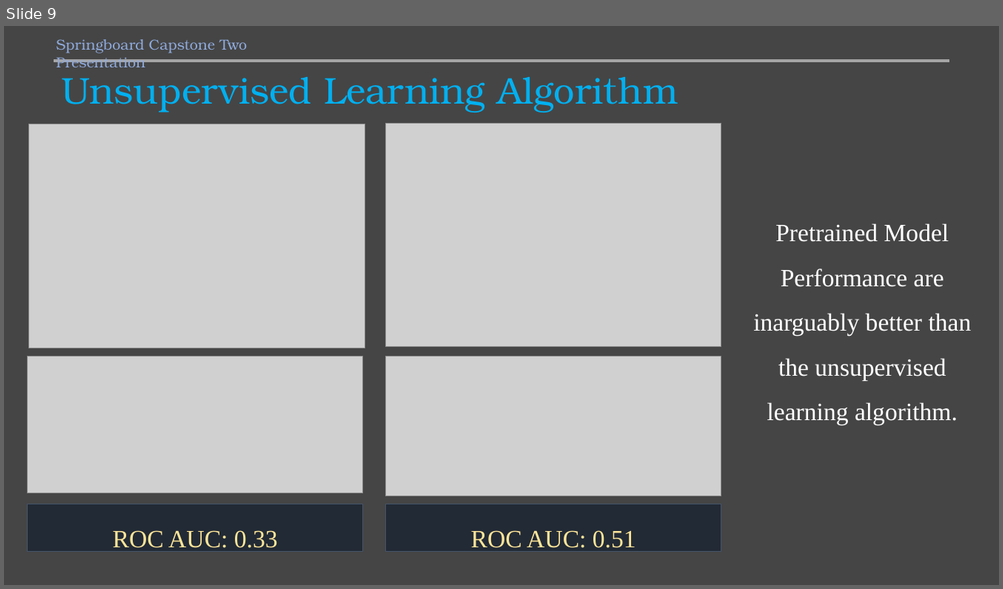
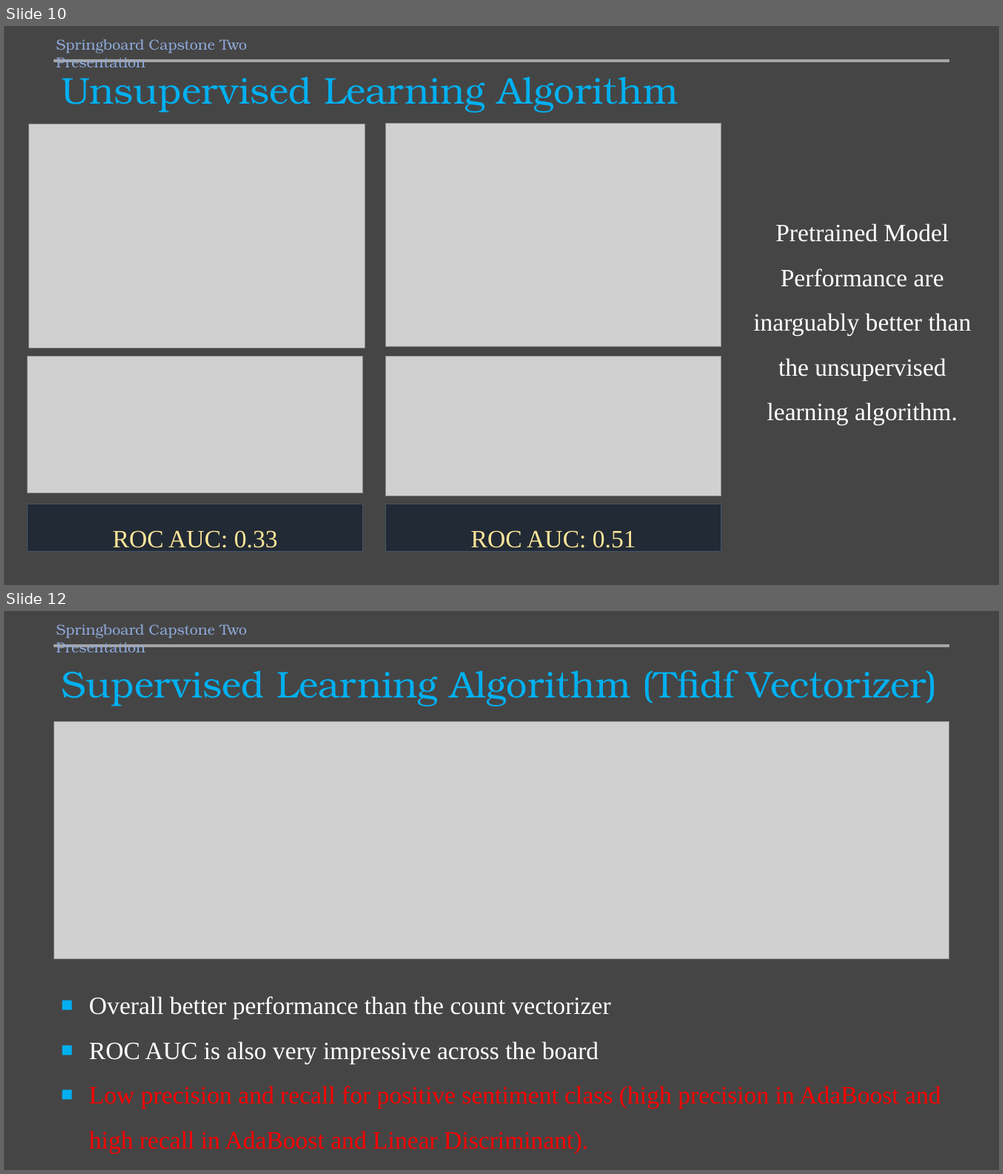
Before and after one commit to mamunm/sentiment_analysis, a slide deck: reports/sentiment_analysis.pptx. Shown one above the other, each under a label of ours: slide 9 before the commit, slides 10 and 12 after it; the slides between them are not shown. The pictures are 1003x589 and 1003x1174 pixels, drawn with LibreOffice and Linux fonts; fonts in the diff are those of the drawing; grey boxes stand for pictures. Boxes give left, top, right and bottom in pixels: in the first picture for what was removed or moved away, otherwise in the second. Text is boxed around its words. In the diff, an @@ line names an element or a change of style, - is before the commit and + after.

```diff
--- a/reports/sentiment_analysis.pptx
+++ b/reports/sentiment_analysis.pptx
@@ slide 12 added at (4, 611, 999, 1170), background #454545 @@
@@ text added at (56, 624, 247, 652), 14 pt, text #8FAADC @@
+Springboard Capstone Two Presentation
@@ line added from (54, 646) to (949, 646), #A5A5A5 3 pt @@
@@ title added at (61, 670, 937, 706), 36 pt, text #00B0F0 @@
+Supervised Learning Algorithm (Tfidf Vectorizer)
@@ picture added at (54, 722, 949, 960) @@
@@ text added at (89, 997, 941, 1153), 24 pt, text #FF0000 @@
+■ Overall better performance than the count vectorizer
+■ ROC AUC is also very impressive across the board
+■ Low precision and recall for positive sentiment class (high precision in AdaBoost and high recall in AdaBoost and Linear Discriminant).
@@ what was slide 9 is now slide 10 @@
```
Also in this commit, not shown: 1 slide changed, 9 other slides added, 3 slides removed, 16 other files.
